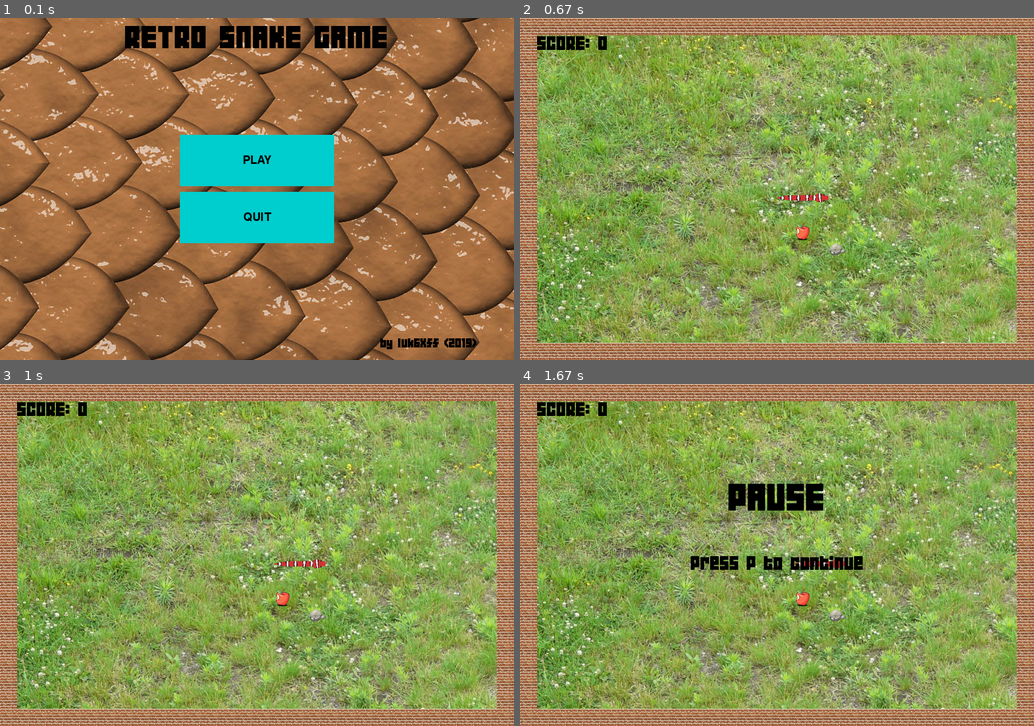
Above: before the commit, frames 1-4 (two rows, left to right).
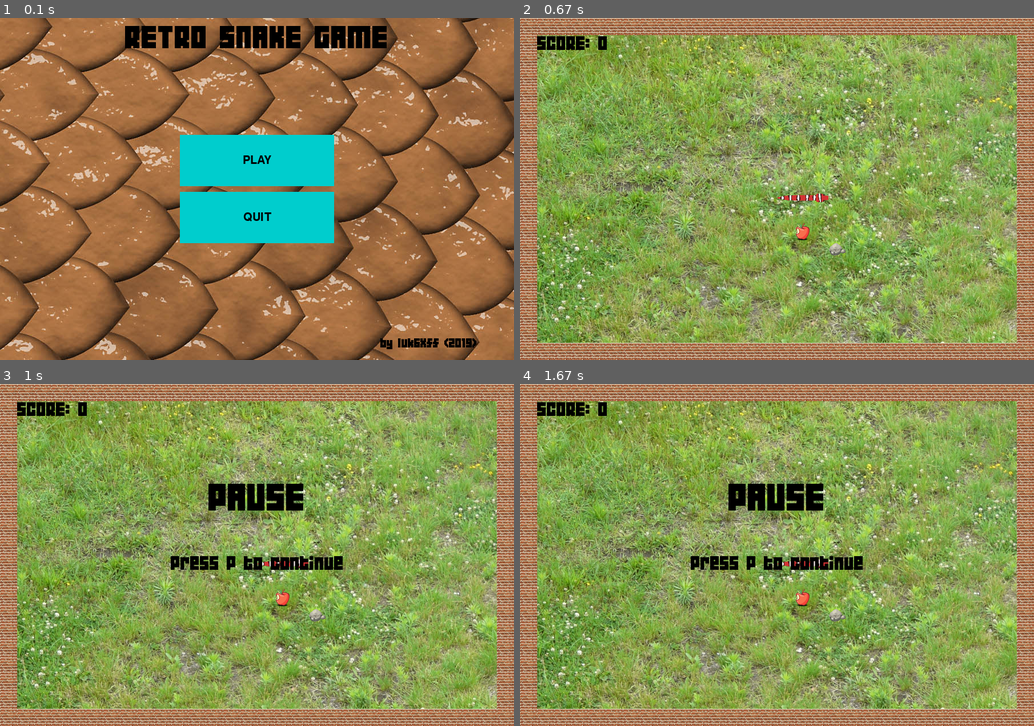
Above: after the commit, the same moments.

Repository: luk6xff/SnakePygame
Game: pygame game, started from snake.py
The game is run twice, just before and just after one commit, with the same random seed, the same clock (stepped at 60 frames per second) and the same inputs.
Inputs (mouse positions are in pixels of both pictures, inside the frame that each line leads up to):
- Up to frame 1 (0.1 s): no input
- Up to frame 2 (0.67 s): click (777, 161) at 0.38 s
- Up to frame 3 (1 s): tap P at 0.67 s
- Up to frame 4 (1.67 s): no input

Frames 1-2 are identical in both runs. In frame 3, 2.1% of the frame differs, in the area x 33-67%, y 29-55%; in frame 4, less than 0.1%.

Commit message:
resources updated

Diff:
--- a/snake.py
+++ b/snake.py
@@ -92,13 +92,12 @@
                                                    pygame.image.load(get_path('game_background.jpg')),
                                                    pygame.image.load(get_path('game_texture.jpg')))
 
-        Music = namedtuple('Music', ['POINT', 'HIT', 'EVOLUTION'])
-        self.ctx['res_holder']['music'] = Music(pygame.mixer.Sound(get_path("sfx_point.wav")),
-                                                pygame.mixer.Sound(get_path("sfx_hit.wav")),
-                                                pygame.mixer.Sound(get_path("Star_Wars_-_Imperial_march.wav")))
-
-        Font = namedtuple('Font', ['flup'])
-        self.ctx['res_holder']['font'] = Font(get_path('flup.ttf'))
+        Music = namedtuple('Music', ['POINT', 'HIT'])
+        self.ctx['res_holder']['music'] = Music(pygame.mixer.Sound(get_path("point.wav")),
+                                                pygame.mixer.Sound(get_path("hit.wav")))
+
+        Font = namedtuple('Font', ['font'])
+        self.ctx['res_holder']['font'] = Font(get_path('font.ttf'))
 
         pygame.mixer.music.load(get_path('music.mp3'))
         pygame.mixer.music.set_volume(0.2)
@@ -108,7 +107,7 @@
         """
         Draws a text on a screen area
         """
-        font = pygame.font.Font(self.ctx['res_holder']['font'].flup, size)
+        font = pygame.font.Font(self.ctx['res_holder']['font'].font, size)
         text_surface = font.render(text, True, color)
         text_rect = text_surface.get_rect()
         text_rect.midtop = (x, y)
@@ -179,7 +178,7 @@
         """
         Updates the score value on the screen
         """
-        font = pygame.font.Font(self.ctx['res_holder']['font'].flup, 30)
+        font = pygame.font.Font(self.ctx['res_holder']['font'].font, 30)
         text = font.render('SCORE: {}'.format(score), True, self.ctx['res_holder']['color'].black)
         self.ctx['screen'].blit(text, [30,30])
 
@@ -193,6 +192,9 @@
     def play(self):
         self.handle_event()
         self.update()
+        # Do not draw next step if state changed already
+        if self._current_state is not 'play':
+            return
         self.draw()
         self.clock.tick(self.speed)
 
Binary file removed: resources/Snake.png
Renamed: resources/flup.ttf -> resources/font.ttf
Binary file removed: resources/snake_body_blue.png
Binary file removed: resources/snake_body_purple.png
Binary file removed: resources/snake_head_blue.png
Binary file removed: resources/snake_head_purple.png
Binary file removed: resources/snake_head_turn_blue.png
Binary file removed: resources/snake_head_turn_purple.png
Binary file removed: resources/snake_tail_blue.png
Binary file removed: resources/snake_tail_purple.png
Binary file removed: resources/snake_tongue_blue.png
Binary file removed: resources/snake_tongue_purple.png
(and 8 more such lines)
